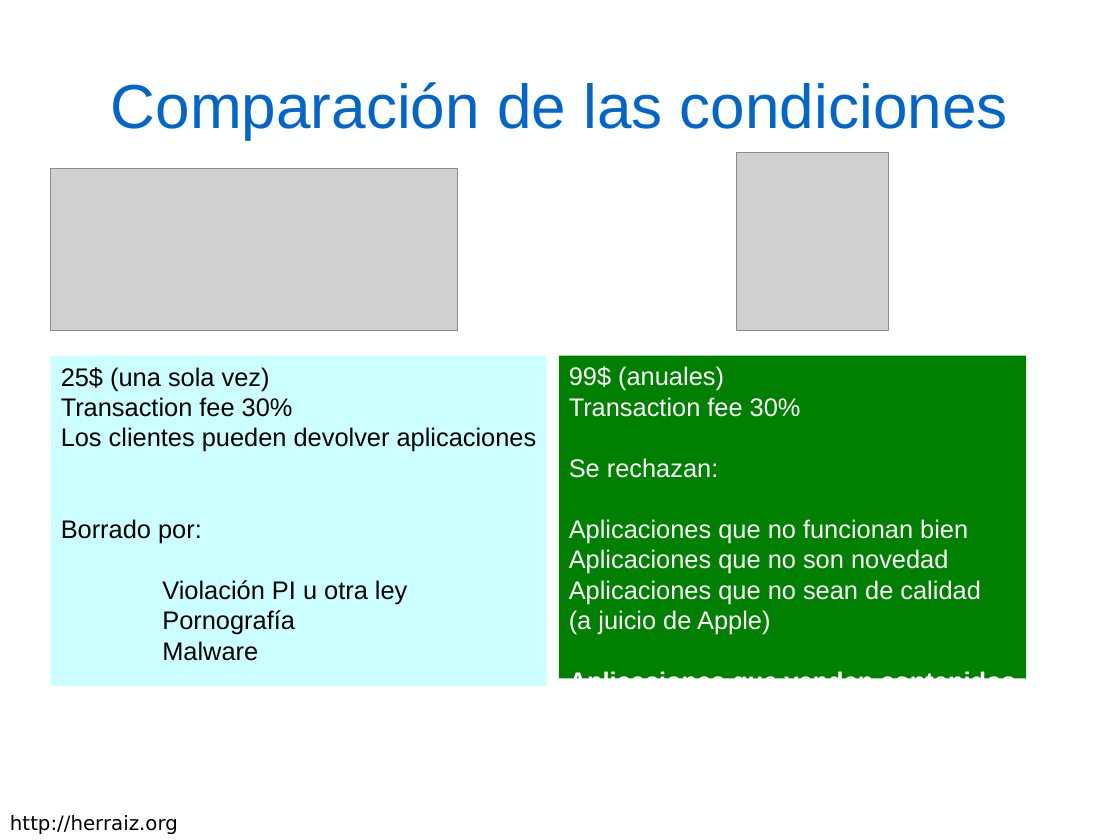
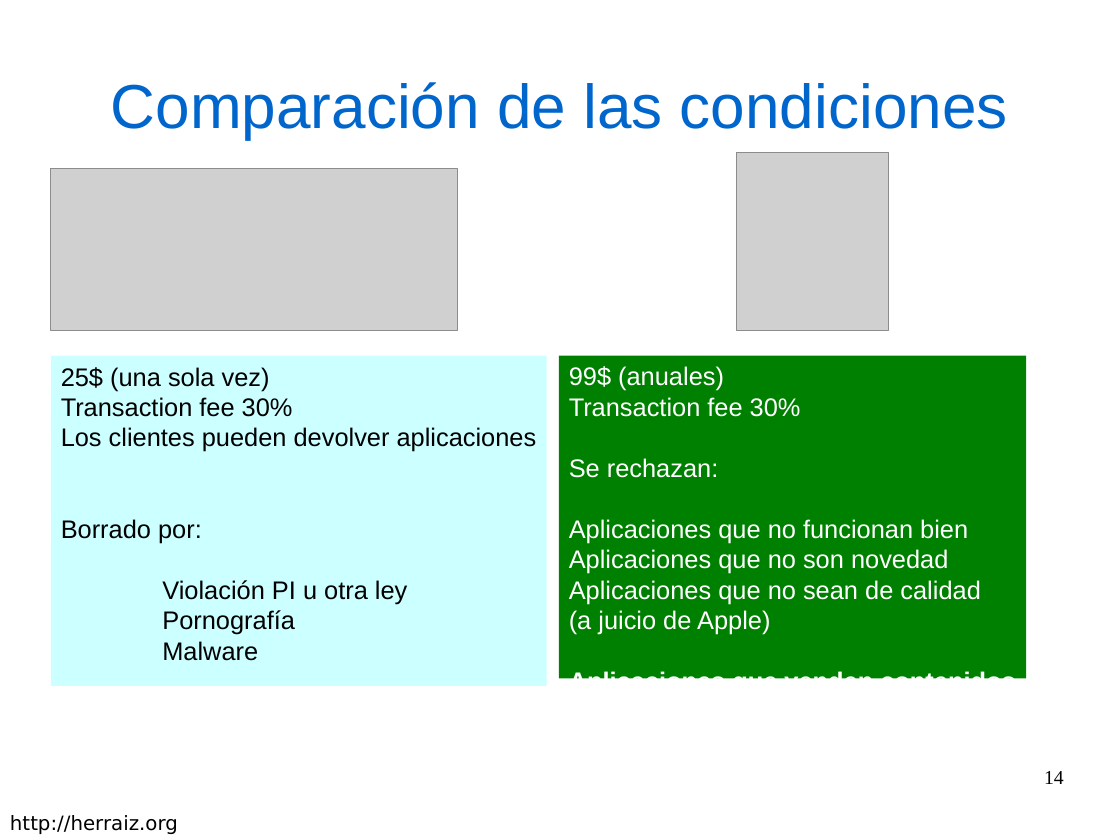
Before and after one commit to LibreLearning/libreteaching, a slide deck: slide 14 of master-eoi-2011/transpas/android_herraiz_20110528.odp. Drawn at 1120x840 pixels with LibreOffice and Linux fonts; fonts in the diff are those of the drawing; grey boxes stand for pictures; background and template pictures are left out. Boxes give left, top, right and bottom in pixels: in the first picture for what was removed or moved away, otherwise in the second. Text is boxed around its words. In the diff, an @@ line names an element or a change of style, - is before the commit and + after.

```diff
--- a/master-eoi-2011/transpas/android_herraiz_20110528.odp
+++ b/master-eoi-2011/transpas/android_herraiz_20110528.odp
@@ page number added at (1044, 771, 1064, 784), 14 pt, text #000000 @@
+14
```
Also in this commit, not shown: 26 other slides changed.
